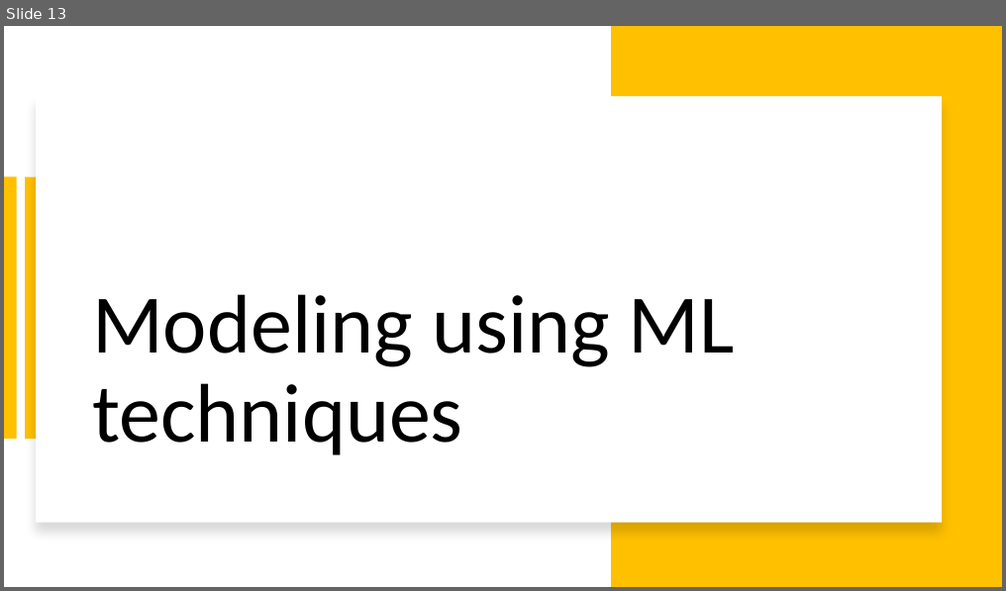
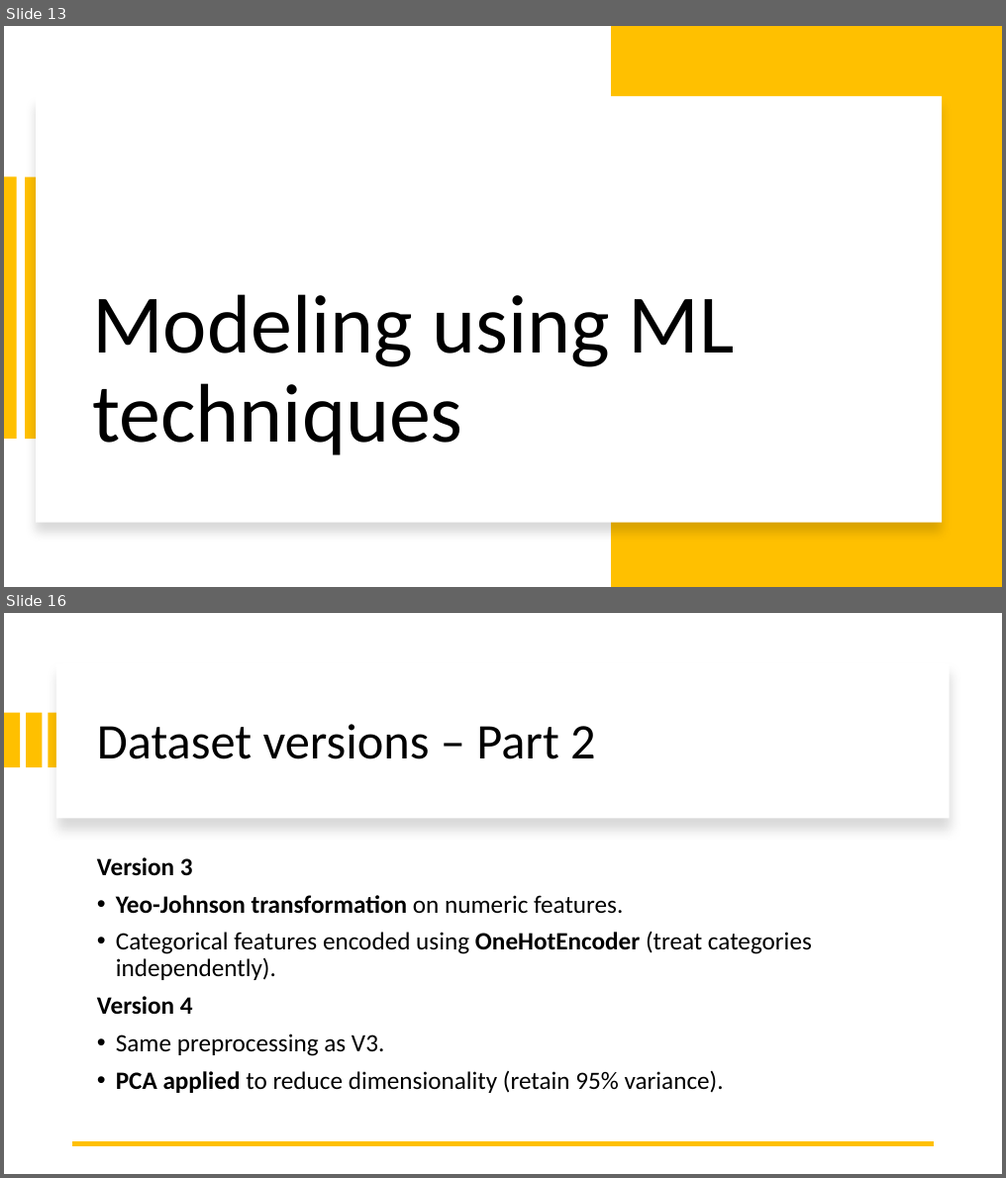
Before and after one commit to ileontios03/EPL448_Project, a slide deck: presentation.pptx. Shown one above the other, each under a label of ours: slide 13 before the commit, slides 13 and 16 after it; the slides between them are not shown. The pictures are 1006x591 and 1006x1178 pixels, drawn with LibreOffice and Linux fonts; fonts in the diff are those of the drawing. Boxes give left, top, right and bottom in pixels: in the first picture for what was removed or moved away, otherwise in the second. Text is boxed around its words. In the diff, an @@ line names an element or a change of style, - is before the commit and + after.

```diff
--- a/presentation.pptx
+++ b/presentation.pptx
@@ slide 16 added at box(4, 613, 1002, 1174), background #FFFFFF @@
@@ rectangle added at box(56, 663, 949, 818), fill #FFFFFF @@
@@ rectangle added at box(4, 713, 20, 768), fill #FFC000 @@
@@ rectangle added at box(26, 713, 42, 768), fill #FFC000 @@
@@ rectangle added at box(49, 713, 63, 768), fill #FFC000 @@
@@ title added at box(97, 724, 595, 760), 48 pt, text #000000 @@
+Dataset versions – Part 2
@@ text added at box(97, 858, 812, 1093), 24 pt, text #000000 @@
+Version 3
+• Yeo-Johnson transformation on numeric features.
+• Categorical features encoded using OneHotEncoder (treat categories independently).
+Version 4
+• Same preprocessing as V3.
+• PCA applied to reduce dimensionality (retain 95% variance).
@@ line added from (934, 1144) to (73, 1144), #FFC000 4.5 pt @@
```
Also in this commit, not shown: 1 slide changed, 4 other slides added.
